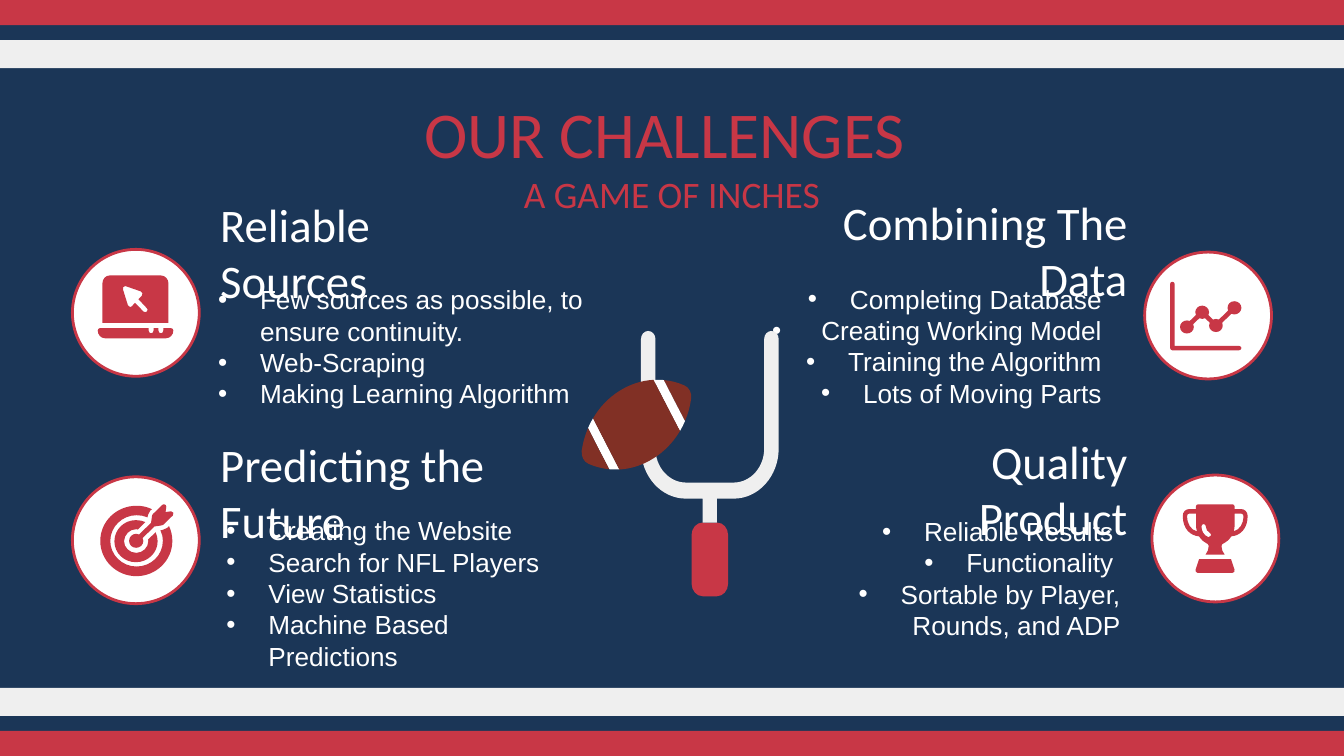
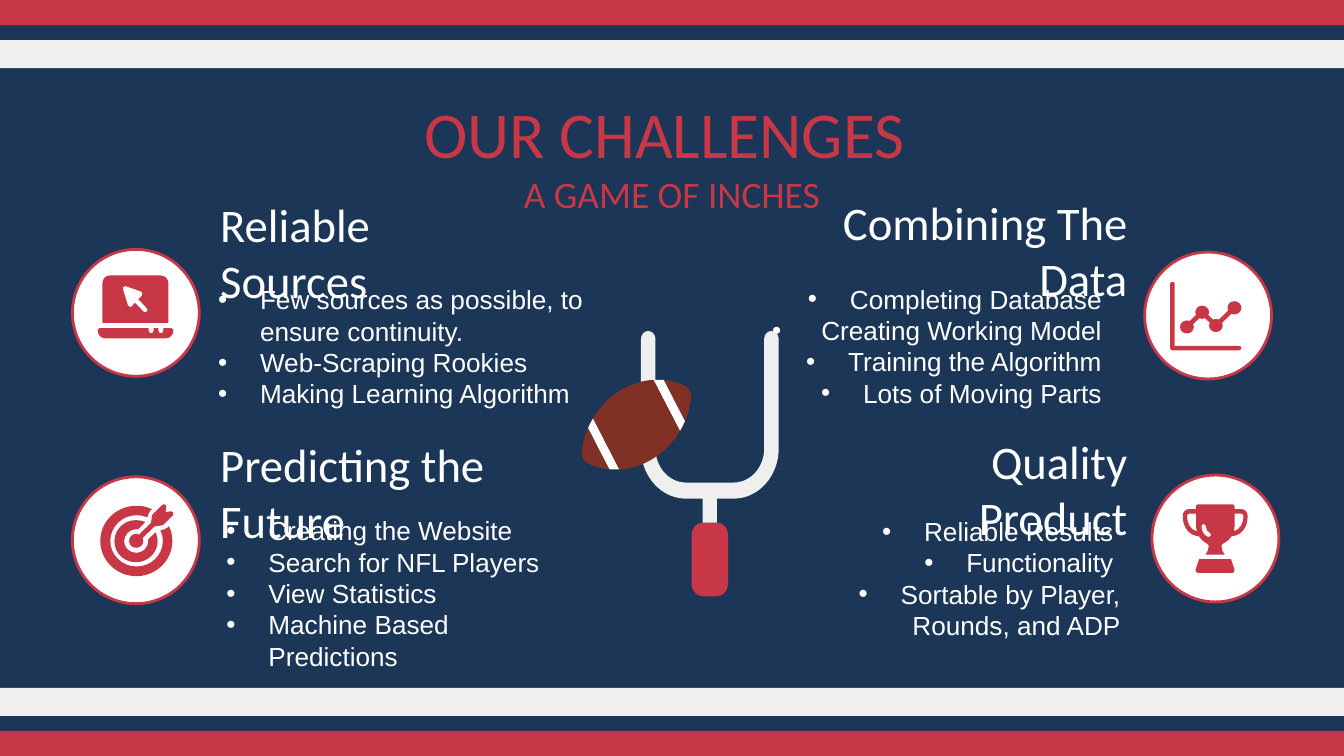
Before and after one commit to JessePRN/FantasyFootballAIAssist, a slide deck: slide 16 of Ronnie/FantasyAnalyticsPredict.pptx. Drawn at 1344x756 pixels with LibreOffice and Linux fonts; fonts in the diff are those of the drawing. Boxes give left, top, right and bottom in pixels: in the first picture for what was removed or moved away, otherwise in the second. Text is boxed around its words. In the diff, an @@ line names an element or a change of style, - is before the commit and + after.

```diff
--- a/Ronnie/FantasyAnalyticsPredict.pptx
+++ b/Ronnie/FantasyAnalyticsPredict.pptx
@@ subtitle at <box>260,353,528,378</box>: text changed @@
-• Web-Scraping
+• Web-Scraping Rookies
```
Also in this commit, not shown: 5 other slides changed.
